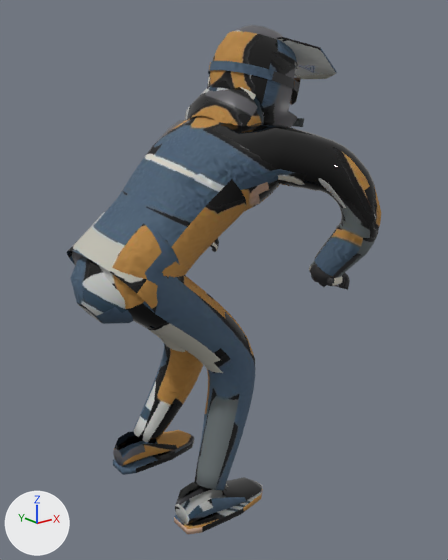
The glTF model public/models/rider-street.glb as it was, and as the next commit left it.
One viewpoint serves both versions: a 50 mm camera at (-0.508, -1.571, 1.368) aimed at (0.717, -0.04, 0.756). Every picture has the same lights, and +X, +Y and +Z are marked at lower left. The older version comes first. Vertices at exactly the same position are counted once.

The first picture shows 'rider'.
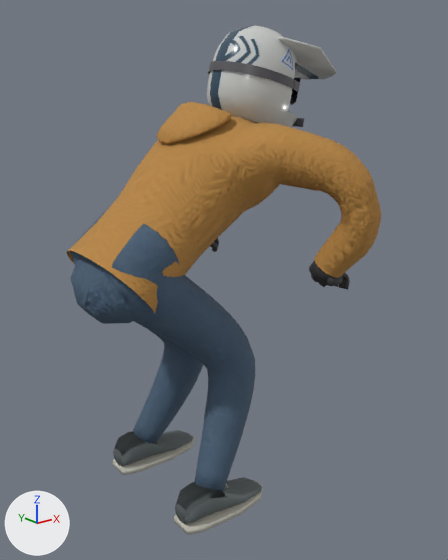
The edits, one by one:
me_rider is used by ob_rider; location (0.0, 0.0, 0.0).
me_rider had 4493 vertices, 8653 faces and spanned x 0.22..1.15, y -0.48..0.48, z 0.03..1.55.
me_rider now has 4773 vertices, 9265 faces and spans x 0.22..1.15, y -0.48..0.48, z 0.03..1.55.
me_rider part 1: a new loose piece of 392 vertices spanning x 0.52..0.7, y -0.13..0.13, z 1.2..1.32, in mat_rider_rookie.
Part 2, on me_rider:
112 vertices are removed from x 0.66..0.86, y -0.16..0.16, z 1.15..1.4.
192 faces are deleted.
4 vertices move within x 0.81, y -0.11..0.11, z 1.32.
24 new faces join them.
me_rider part 3: 8246 kept faces spanning x 0.22..1.15, y -0.48..0.48, z 0.03..1.55 get new texture (UV) coordinates.

Where the change shows, as pixel boxes [x1, y1, x2, y2] in the pictures (448 x 560 px):
part 1 of me_rider, added (orange): after [156, 102, 232, 144]
part 2 of me_rider, cut back: before [185, 87, 272, 126]; after [253, 90, 272, 114]
part 3 of me_rider, surface changed: [67, 25, 380, 534] in both
